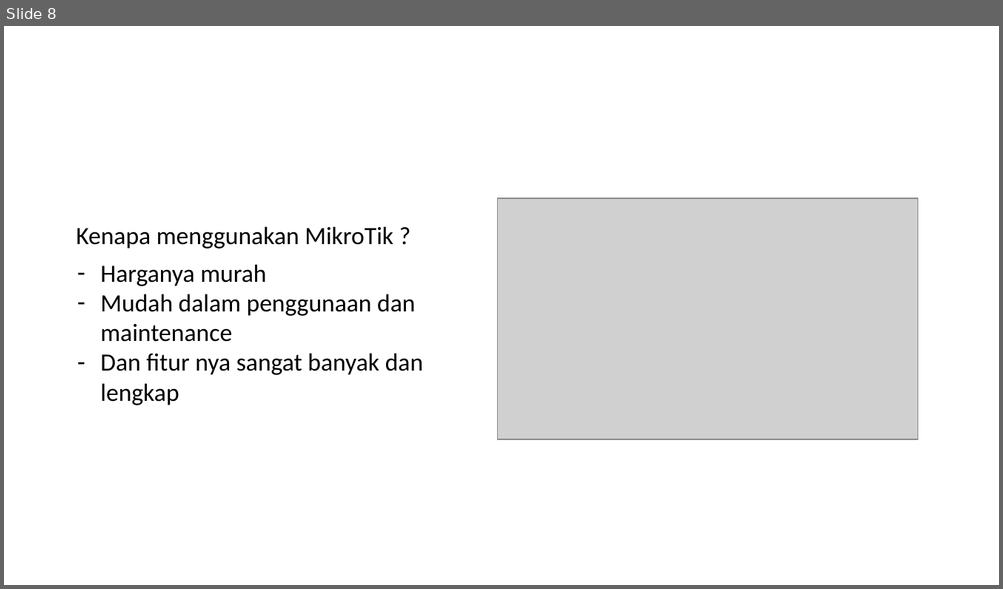
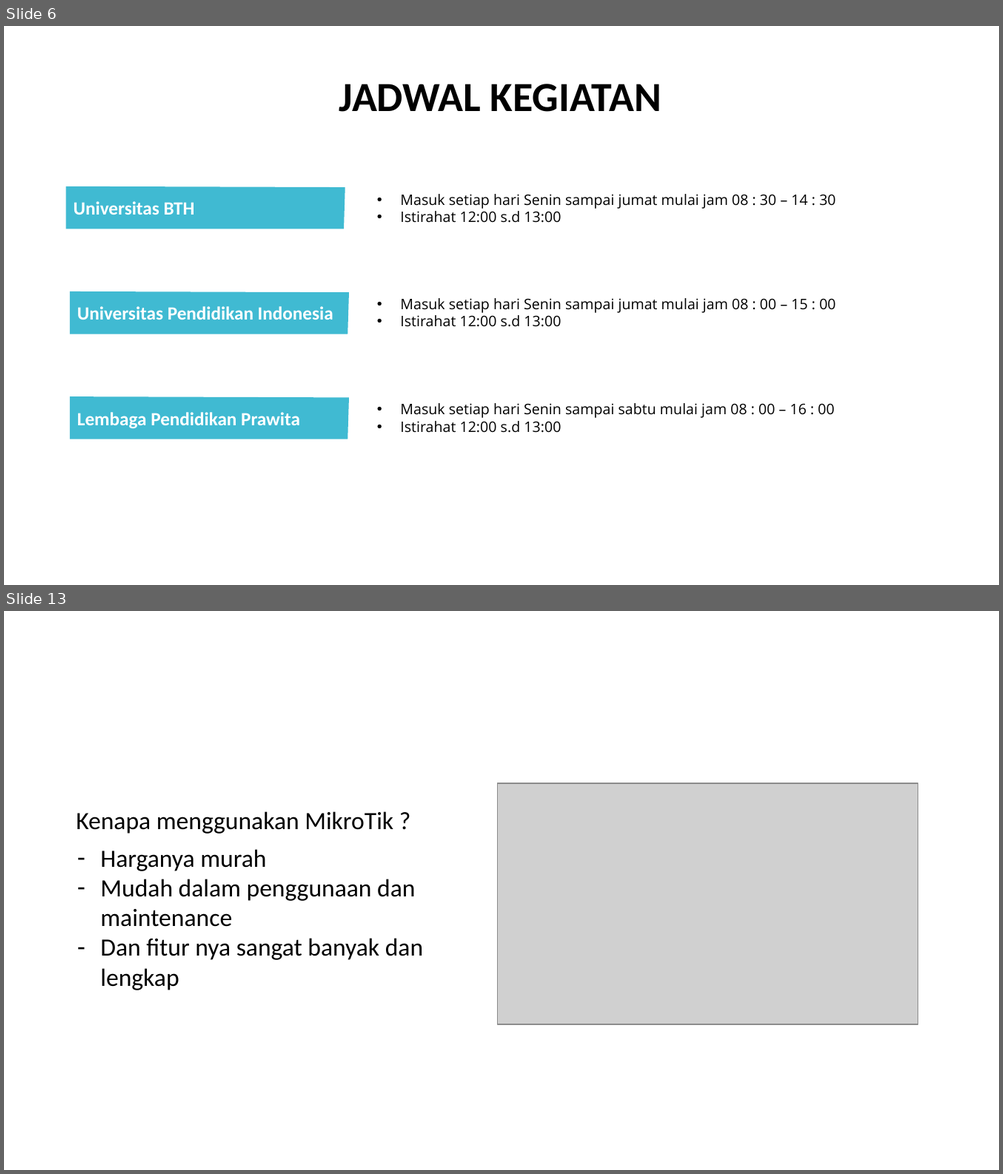
Before and after one commit to wisnushaputra/private-repo, a slide deck: Wisnu.pptx. Shown one above the other, each under a label of ours: slide 8 before the commit, slides 6 and 13 after it; the slides between them are not shown. The pictures are 1003x589 and 1003x1174 pixels, drawn with LibreOffice and Linux fonts; fonts in the diff are those of the drawing; grey boxes stand for pictures. Boxes give left, top, right and bottom in pixels: in the first picture for what was removed or moved away, otherwise in the second. Text is boxed around its words. In the diff, an @@ line names an element or a change of style, - is before the commit and + after.

```diff
--- a/Wisnu.pptx
+++ b/Wisnu.pptx
@@ slide 6 added at bbox=[4, 26, 999, 585], background #FFFFFF @@
@@ text added at bbox=[339, 84, 661, 112], 40 pt, text #000000, bold @@
+JADWAL KEGIATAN
@@ freeform shape added at bbox=[66, 187, 345, 229], fill #40BAD2, 18 pt, text #FFFFFF, bold @@
+Universitas BTH
@@ text added at bbox=[400, 194, 835, 223], 14 pt, text #000000 @@
+• Masuk setiap hari Senin sampai jumat mulai jam 08 : 30 – 14 : 30
+• Istirahat 12:00 s.d 13:00
@@ freeform shape added at bbox=[70, 292, 349, 334], fill #40BAD2, 18 pt, text #FFFFFF, bold @@
+Universitas Pendidikan Indonesia
@@ text added at bbox=[400, 298, 835, 327], 14 pt, text #000000 @@
+• Masuk setiap hari Senin sampai jumat mulai jam 08 : 00 – 15 : 00
+• Istirahat 12:00 s.d 13:00
@@ freeform shape added at bbox=[70, 397, 349, 440], fill #40BAD2, 18 pt, text #FFFFFF, bold @@
+Lembaga Pendidikan Prawita
@@ text added at bbox=[400, 403, 834, 433], 14 pt, text #000000 @@
+• Masuk setiap hari Senin sampai sabtu mulai jam 08 : 00 – 16 : 00
+• Istirahat 12:00 s.d 13:00
@@ what was slide 8 is now slide 13 @@
```
Also in this commit, not shown: 5 slides changed, 8 other slides added, 2 slides removed, 1 other file.
